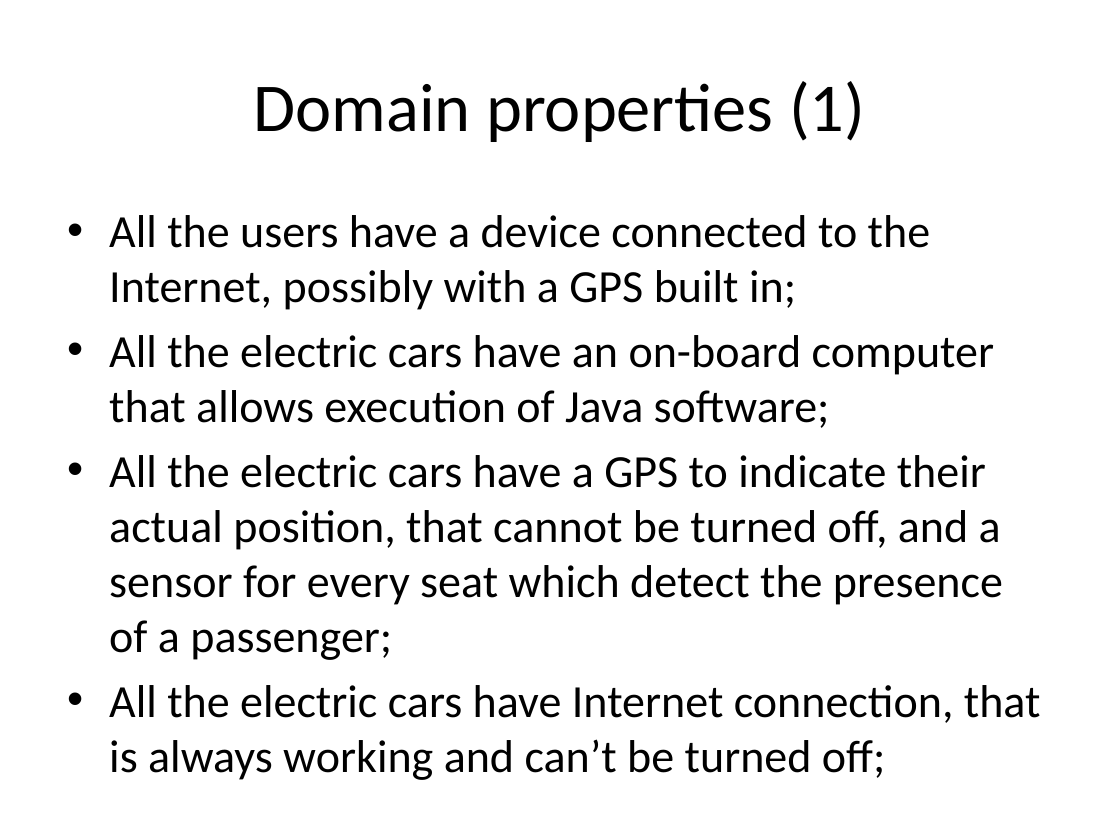
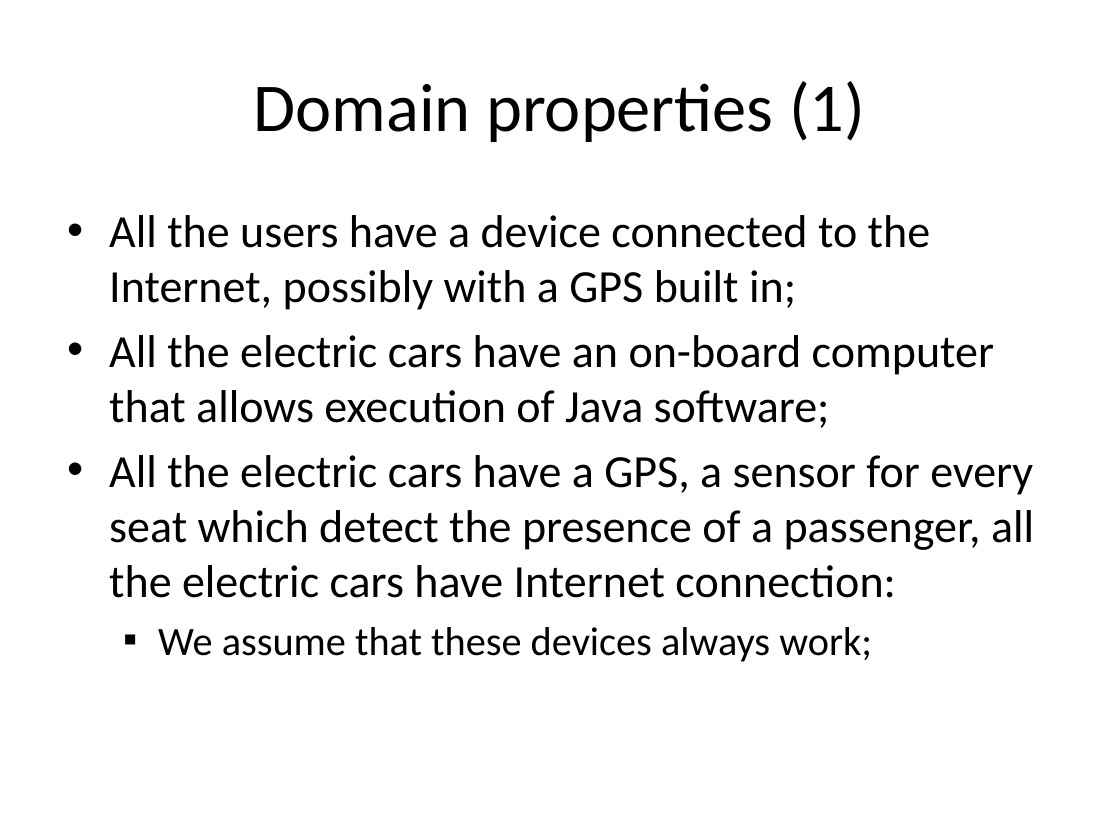
Before and after one commit to cattaneo-riccardo/PowerEnjoy, a slide deck: slide 7 of RASD/presentation/RASD_presentation.pptx (slide 8 before the commit). Drawn at 1120x840 pixels with LibreOffice and Linux fonts; fonts in the diff are those of the drawing. Boxes give left, top, right and bottom in pixels: in the first picture for what was removed or moved away, otherwise in the second. Text is boxed around its words. In the diff, an @@ line names an element or a change of style, - is before the commit and + after.

Commit message:
changes on Domain Properties

```diff
--- a/RASD/presentation/RASD_presentation.pptx
+++ b/RASD/presentation/RASD_presentation.pptx
@@ text at <box>109,455,1034,662</box>: text changed @@
-• All the electric cars have a GPS to indicate their actual position, that cannot be turned off, and a sensor for every seat which detect the presence of a passenger;
-• All the electric cars have Internet connection, that is always working and can’t be turned off;
+• All the electric cars have a GPS, a sensor for every seat which detect the presence of a passenger, all the electric cars have Internet connection:
+  ▪ We assume that these devices always work;
```
Also in this commit, not shown: 4 other slides changed, 2 slides added, 2 slides removed, 11 other files.
